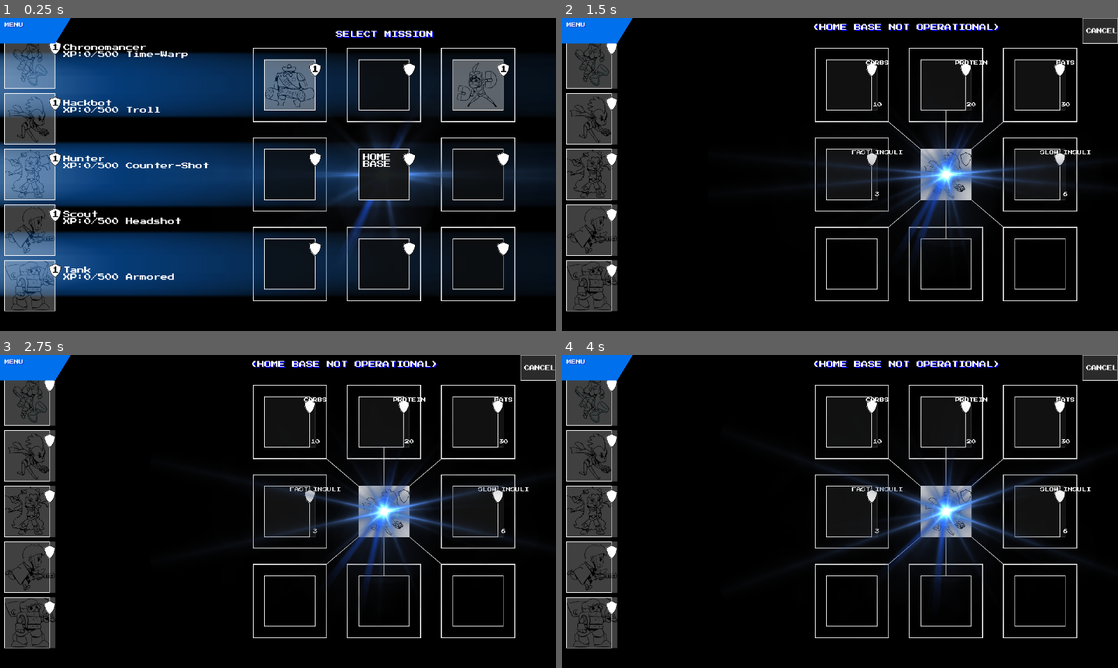
Above: before the commit, frames 1-4 (two rows, left to right).
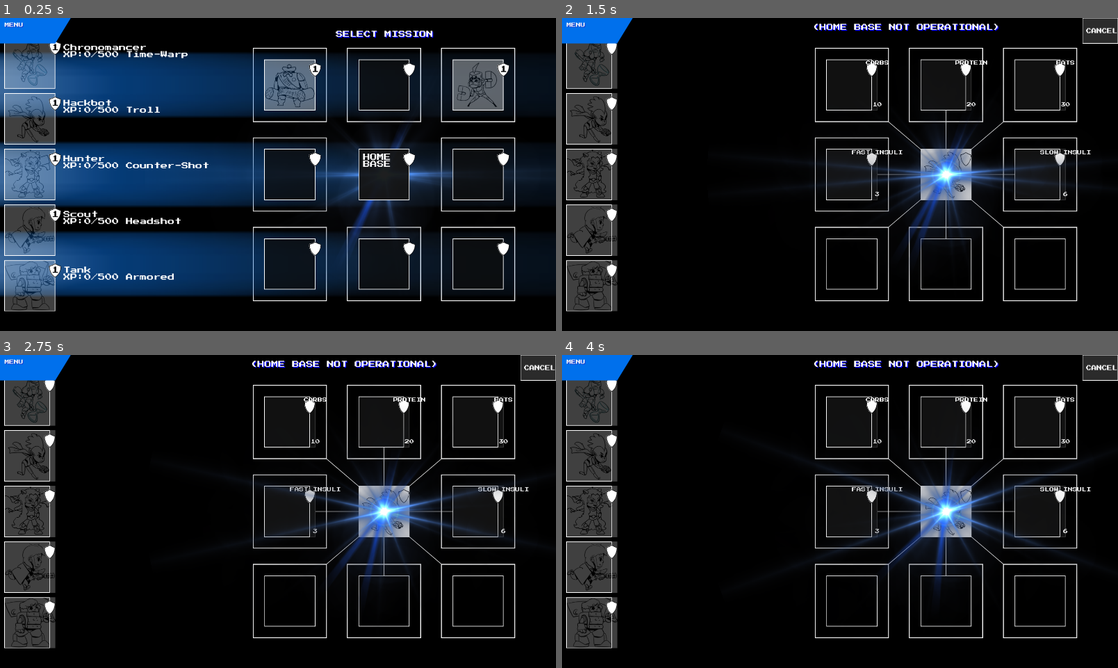
Above: after the commit, the same moments.

Repository: sveinjo/robot-rumble
Game: Godot game, scene res://scenes/play_field.tscn
Two runs of this game, one before a commit and one after it. Both use one fixed random seed, a clock stepped at 60 frames per second and the inputs below. This scene is started directly instead of the project's main scene. Sound files missing from this copy of the repository are replaced by a short silence.
Inputs (mouse positions are in pixels of both pictures, inside the frame that each line leads up to):
- Up to frame 1 (0.25 s): no input
- Up to frame 2 (1.5 s): tap Enter at 0.5 s; move the mouse to (962, 158) at 0.52 s; hold D 0.53-1.28 s; tap Delete at 0.6 s; click (962, 158) at 0.67 s; move the mouse to (728, 190) at 1.27 s; hold S from 1.28 s (still down); tap Q at 1.35 s
- Up to frame 3 (2.75 s): move the mouse to (333, 442) at 2.02 s; release S at 2.03 s; hold D from 2.03 s (still down); hold E from 2.03 s (still down)
- Up to frame 4 (4 s): move the mouse to (812, 574) at 2.77 s; release D at 2.78 s; release E at 2.78 s; hold W 2.78-3.53 s; tap Delete at 2.85 s; click (812, 574) at 2.92 s; move the mouse to (1006, 558) at 3.52 s; hold A from 3.53 s (still down); hold Q from 3.53 s (still down)

The runs differ from the first frame. In frame 1, 1.7% of the frame differs, in the area x 0-93%, y 0-94%; in frame 2, 1.5%; in frame 3, 1.5%; in frame 4, 1.5%.
Error before the commit: Out of bounds get index '0' (on base: 'Array[int]') (res://scripts/play_field.gd:315)
Error after the commit: Out of bounds get index '0' (on base: 'Array[int]') (res://scripts/play_field.gd:369)

Commit message:
Play_field now has correct particle behaviour.

Diff:
--- a/diagame/project.godot
+++ b/diagame/project.godot
@@ -31,7 +31,7 @@
 window/size/viewport_width=1920
 window/size/viewport_height=1080
 window/stretch/mode="viewport"
-textures/canvas_textures/default_texture_filter=0
+textures/canvas_textures/default_texture_filter=1
 
 [input]
 
@@ -47,7 +47,7 @@
 
 [rendering]
 
-textures/canvas_textures/default_texture_filter=0
+textures/canvas_textures/default_texture_filter=1
 rendering_device/driver.windows="d3d12"
 renderer/rendering_method.mobile="forward_plus"
 environment/defaults/default_clear_color=Color(0, 0, 0, 1)
--- a/diagame/scripts/particle_star.gd
+++ b/diagame/scripts/particle_star.gd
@@ -7,15 +7,16 @@
 func _ready():
 	# Set initial horizontal speed (moving left)
 	var hspeed = -Global.star_speed * speed_multiplier
-	scale = Vector2(Global.star_size, Global.star_size)
+	# Match GameMaker: starSize only affects horizontal scale (image_xscale).
+	scale = Vector2(Global.star_size, scale.y)
 
 func _process(delta):
 	# Move horizontally
 	var hspeed = -Global.star_speed * speed_multiplier
 	position.x += hspeed
 
-	# Apply scale
-	scale = Vector2(Global.star_size, Global.star_size)
+	# Apply horizontal-only scale change.
+	scale.x = Global.star_size
 
 	# Destroy when off-screen
 	if position.x <= texture.get_width() if texture else 0:
--- a/diagame/scripts/play_field.gd
+++ b/diagame/scripts/play_field.gd
@@ -16,10 +16,14 @@
 const START_BUTTON_SIZE := CARD_SIZE
 const DESIGN_SIZE := Vector2(1920, 1080)
 
+@export var use_gm_dynamic_guidance: bool = true
+
 var frame_texture: Texture2D
 var flare_texture: Texture2D
 var empty_box_texture: Texture2D
 var next_button_texture: Texture2D
+var marker_sprite: Sprite2D
+var marker2_sprite: Sprite2D
 var hero_textures: Dictionary = {}
 var enemy_textures: Dictionary = {}
 var arcade_font: Font
@@ -106,21 +110,21 @@
 			enemy_textures[i] = load(str(enemy["texture_path"]))
 
 func _setup_ambient_fx():
-	var marker := Sprite2D.new()
-	marker.position = Vector2(1001, 540)
-	marker.texture = flare_texture
-	marker.script = load("res://scripts/marker.gd")
-	marker.texture_filter = CanvasItem.TEXTURE_FILTER_LINEAR
-	marker.z_index = -10
-	add_child(marker)
-
-	var marker2 := Sprite2D.new()
-	marker2.position = Vector2(1001, 540)
-	marker2.texture = flare_texture
-	marker2.script = load("res://scripts/marker2.gd")
-	marker2.texture_filter = CanvasItem.TEXTURE_FILTER_LINEAR
-	marker2.z_index = -10
-	add_child(marker2)
+	marker_sprite = Sprite2D.new()
+	marker_sprite.position = Vector2(1001, 540)
+	marker_sprite.texture = flare_texture
+	marker_sprite.script = load("res://scripts/marker.gd")
+	marker_sprite.texture_filter = CanvasItem.TEXTURE_FILTER_LINEAR
+	marker_sprite.z_index = -10
+	add_child(marker_sprite)
+
+	marker2_sprite = Sprite2D.new()
+	marker2_sprite.position = Vector2(1001, 540)
+	marker2_sprite.texture = flare_texture
+	marker2_sprite.script = load("res://scripts/marker2.gd")
+	marker2_sprite.texture_filter = CanvasItem.TEXTURE_FILTER_LINEAR
+	marker2_sprite.z_index = -10
+	add_child(marker2_sprite)
 
 	var stripe: Sprite2D = particle_overlay_scene.instantiate()
 	stripe.scale = Vector2(40, 11)
@@ -137,9 +141,11 @@
 		engage_slots[i] = 0
 		Global.arrayEngageSlots[i] = null
 	_recalculate_win_chance()
+	_update_marker_target()
 
 func _process(delta: float):
 	_update_layout_to_viewport()
+	_update_starfield_speed_from_chance()
 	if show_results:
 		result_timer += delta
 		if result_timer >= 3.0:
@@ -248,6 +254,54 @@
 
 	current_win_chance = clampf(current_win_chance, 0.0, 100.0)
 	Global.intBattleWinChance = current_win_chance
+	_update_marker_target()
+
+func _update_marker_target():
+	if marker_sprite == null or marker2_sprite == null:
+		return
+
+	if not use_gm_dynamic_guidance:
+		var default_target := Vector2(1001, 540)
+		marker_sprite.position = default_target
+		marker2_sprite.position = default_target
+		return
+
+	# GameMaker moveMarker.gml behavior:
+	# slot1 empty -> x=1001,y=540
+	# slot2 empty -> x=1326,y=540
+	# slot3 empty -> x=1651,y=540
+	# all full and winChance>0 -> x=1651,y=849 (fight button)
+	# all full and winChance==0 -> x=1825,y=0
+	var target := Vector2(1001, 540)
+	if engage_slots[1] == 0:
+		target = Vector2(1001, 540)
+	elif engage_slots[2] == 0:
+		target = Vector2(1326, 540)
+	elif engage_slots[3] == 0:
+		target = Vector2(1651, 540)
+	elif current_win_chance > 0.0:
+		target = Vector2(1651, 849)
+	else:
+		target = Vector2(1825, 0)
+
+	marker_sprite.position = target
+	marker2_sprite.position = target
+
+func _update_starfield_speed_from_chance():
+	if not use_gm_dynamic_guidance:
+		return
+
+	# GameMaker missionCancelButton Step behavior in playField:
+	# target = 24 * chanceBar.chance / 200
+	# if starSpeed < target: starSpeed *= 1.03; starSize *= 1.03
+	# elif starSpeed > target and starSpeed > 2: starSpeed *= 0.97; starSize *= 0.97
+	var target_speed: float = 24.0 * current_win_chance / 200.0
+	if Global.star_speed < target_speed:
+		Global.star_speed *= 1.03
+		Global.star_size *= 1.03
+	elif Global.star_speed > target_speed and Global.star_speed > 2.0:
+		Global.star_speed *= 0.97
+		Global.star_size *= 0.97
 
 func _execute_battle():
 	battle_complete = true
